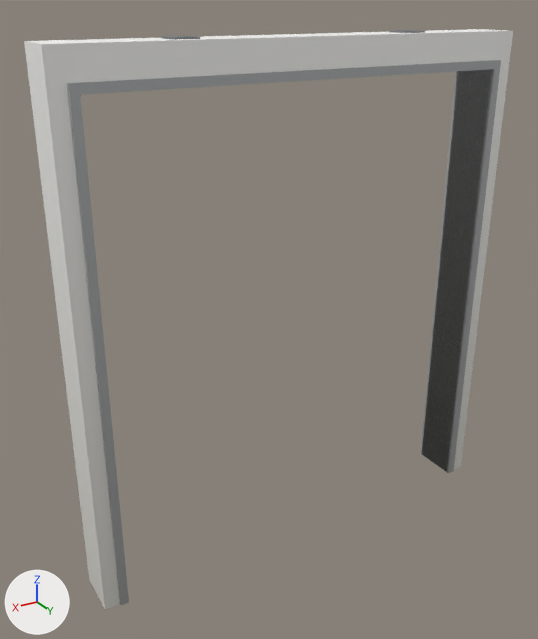
Before and after pictures for a commit that changed the glTF model models/kit/openFrame_concrete.glb.
The view is the same before and after, from a 50 mm camera at (1.64, 2.48, 2.32) aimed at (0.12, -0.05, 1.06). The lights are fixed; the arrows at lower left show +X, +Y and +Z. The first picture is the older version. Vertices at exactly the same position are counted once.

In view in the first picture: 'openFrame_concrete'.
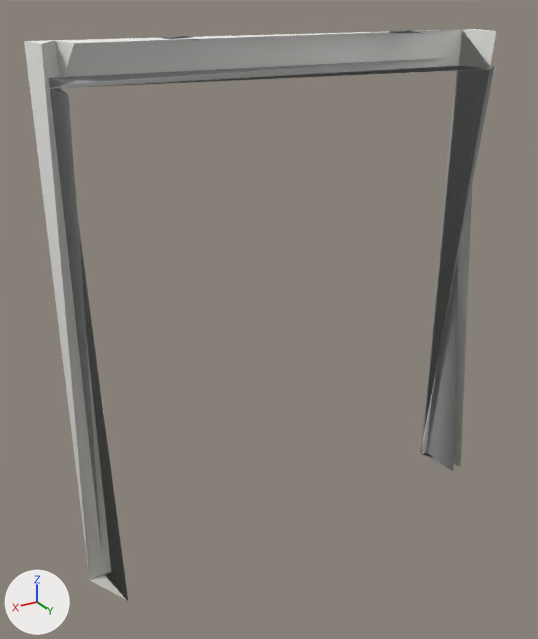
Location of each change, [x1, y1, x2, y2] in pixels of the pictures (538 x 639 px):
'openFrame_concrete', reshaped: before [24, 29, 513, 610]; after [24, 29, 499, 602]
part 1 of me_base, deleted: before [41, 29, 513, 610]

Edits to the bpy script that builds the scene:
```text
Change me_base:
    used by ob_openframe_concrete; location = (0.0, 0.0, 0.0)
    remove me_base.from_pydata(...)  # 56 vertices, 96 faces; spans x -1.0..1.0, y -0.11..0.11, z 0.0..2.21
    add me_base.from_pydata(...)  # 44 vertices, 48 faces; spans x -1.0..1.0, y -0.11..0.11, z 0.0..2.21
    me_base part 1
    12 vertices are removed from x -1.0..1.0, y 0.05..0.11, z 0.0..2.21
    48 faces are deleted
```
